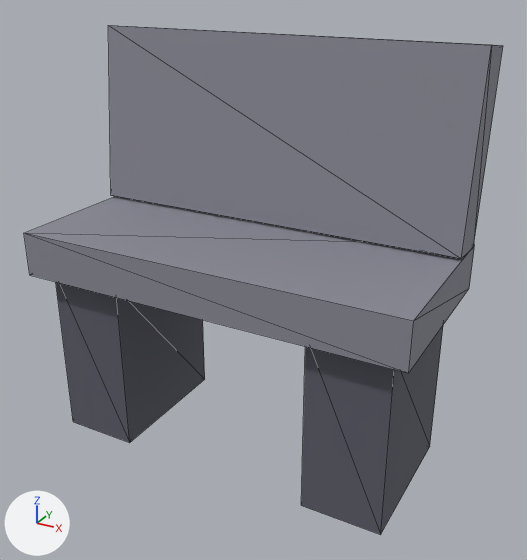
The glTF model art/models/stone_bench.glb, before and after one commit.
One viewpoint serves both versions: a 50 mm camera at (0.591, -1.008, 0.835) aimed at (0.03, 0.012, 0.325). Arrows for +X, +Y and +Z are at lower left; the lights stay in place. The older version comes first. Mesh edges are drawn as thin lines. Vertices at exactly the same position are counted once.

Script lines for the objects in view, before the commit:
```python
me_stone_bench = bpy.data.meshes.new('stone_bench')
me_stone_bench.from_pydata(...)  # 32 vertices, 48 faces; spans x -0.35..0.35, y -0.16..0.187, z 0.0..0.723
# faces by material slot: [24, 24]
me_stone_bench.materials.append(mat_pal_pewter)  # grey #8a8a96
me_stone_bench.materials.append(mat_pal_slate)  # dark grey #5c5c69
# before: 8 (-0.35, 0.073, 0.405) at pixel (110, 195), 9 (-0.35, 0.107, 0.723) at pixel (108, 25), 10 (-0.35, 0.153, 0.397), 11 (-0.35, 0.187, 0.715) at pixel (135, 26), 12 (0.35, 0.073, 0.405) at pixel (461, 258)
# before: 13 (0.35, 0.107, 0.723) at pixel (491, 44), 14 (0.35, 0.153, 0.397) at pixel (473, 247), 15 (0.35, 0.187, 0.715) at pixel (503, 45)
ob_stone_bench = bpy.data.objects.new('stone_bench', me_stone_bench)
ob_stone_bench.location = (0.0, 0.0, 0.0)
```
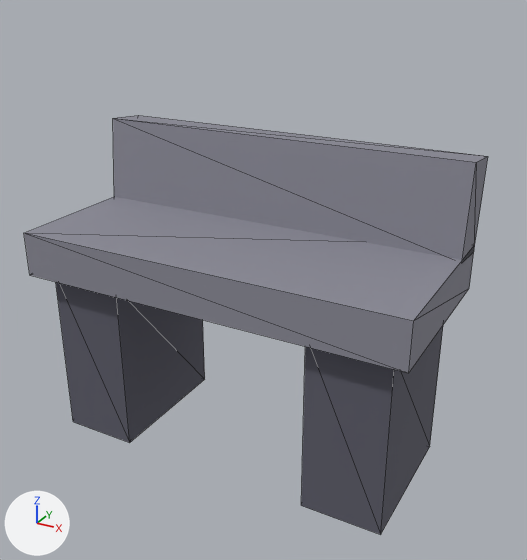
Where the change shows, as pixel boxes (x1, y1, x2, y2) in the pictures (527 x 560 px; the box of a moved part takes in the faces that stretch with it):
'stone_bench', reshaped (18% shorter)
    before: (24, 25, 503, 535)
    after: (24, 115, 488, 535)
part 1 of me_stone_bench, moved or reshaped
    before: (108, 25, 503, 259)
    after: (113, 115, 488, 263)

Patch to the scene script:
```diff
--- a/art/models/stone_bench.glb.py
+++ b/art/models/stone_bench.glb.py
@@ me_stone_bench @@
 # used by ob_stone_bench; location = (0.0, 0.0, 0.0)
-me_stone_bench.from_pydata(...)  # 32 vertices, 48 faces; spans x -0.35..0.35, y -0.16..0.187, z 0.0..0.723
+me_stone_bench.from_pydata(...)  # 32 vertices, 48 faces; spans x -0.35..0.35, y -0.16..0.178, z 0.0..0.554
+# me_stone_bench part 1
+for i in [9, 11, 13, 15]: me_stone_bench.vertices[i].co += Vector((0.0, -0.008, -0.17))
+for i in [8, 10, 12, 14]: me_stone_bench.vertices[i].co += Vector((0.0, 0.008, -0.01))
 me_stone_bench.materials.append(mat_pal_pewter)
```
